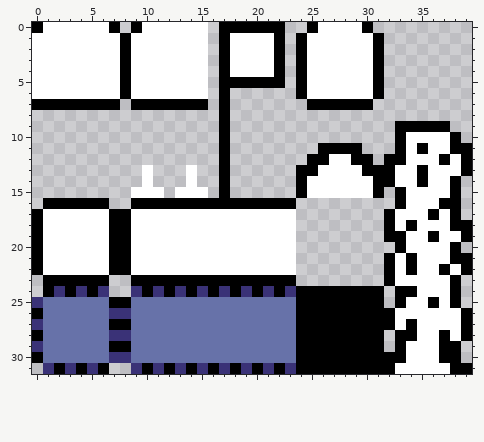
File history of a pixel-art file, assets/tiles/arc_tiles.aseprite. Above: the version before the commit.
40x32 pixels, 1 frame.
The same view after the edit:
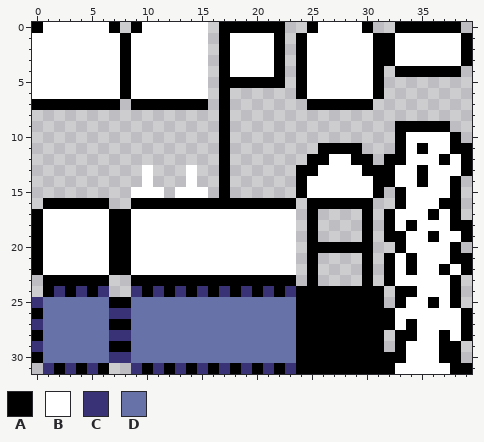
Palette (. is transparent): A #000000  B #ffffff  C #3a3277  D #6772a9
The edit:
y 0: x 33..38 ...... -> AAAAAA
y 1..3: x 32..39 ........ -> ABBBBBBA
y 4: x 33..38 ...... -> AAAAAA
y 16: x 25..30 ...... -> AAAAAA
y 17..19: x 25 . -> A; x 30 . -> A
y 20: x 25..30 ...... -> AAAAAA
y 21..23: x 25 . -> A; x 30 . -> A
Pixel boxes of the changes (left, top, right, bottom) in both pictures:
added: (384, 22, 472, 77)
added: (307, 198, 373, 286)
